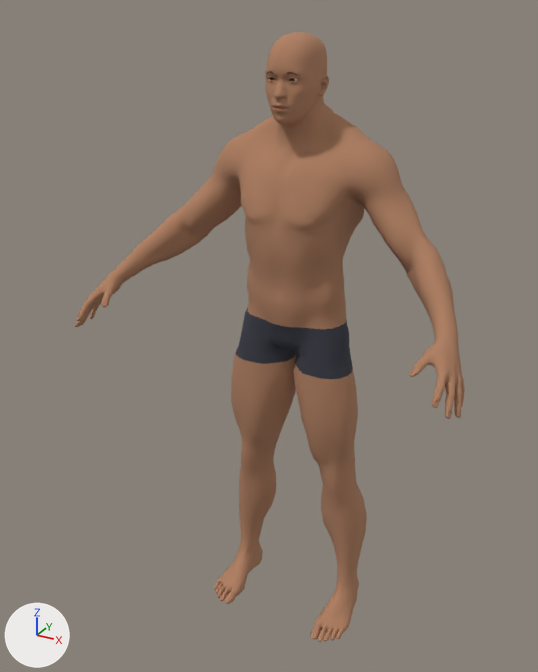
What one commit did to the glTF model charactercreation/mpfb/mpfb_heavy.glb.
Camera for both pictures: a camera (50 mm lens) standing at (1.22, -2.49, 2.5) and looking at (-0.06, -0.16, 1.33). Arrows for +X, +Y and +Z are at lower left; the lights stay in place. The first picture is the older version.

Objects in the first picture: 'mpfb_heavy'.
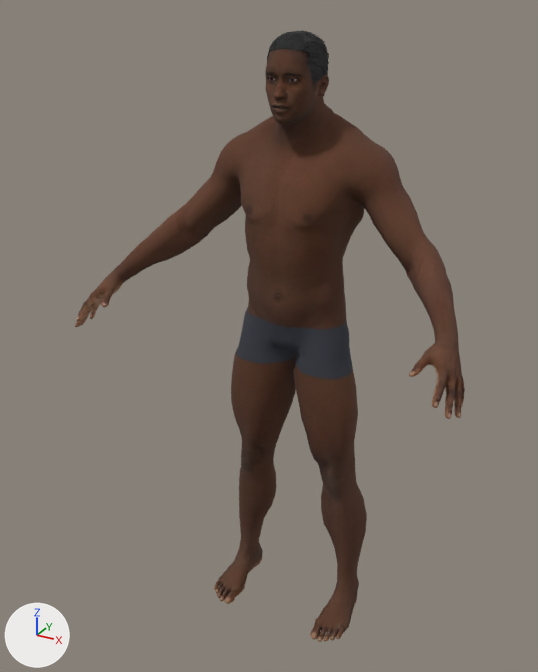
Where the change shows, as pixel boxes [x1, y1, x2, y2] in the pictures (538 x 672 px):
'mpfb_heavy', surface changed (darker): [75, 49, 465, 642] in both
'mpfb_heavy_hair', added: after [267, 30, 329, 96]

The edits, one by one:
Picture 'mpfb_heavy_skin' (img_mpfb_heavy_skin) is new.
Picture 'mpfb_heavy_hair' (img_mpfb_heavy_hair) is new.
Material 'mpfb_heavy' (mat_mpfb_heavy) changes its picture from img_mpfb_skin to img_mpfb_heavy_skin.
Material 'mpfb_heavy_hair' (mat_mpfb_heavy_hair) is new.
Uses the picture img_mpfb_heavy_hair.
Mesh me_mpfb_heavy_hair is new.
It has 865 vertices, 1050 faces and spans x -0.098..0.099, y -0.177..0.073, z 2.166..2.429.
It uses material mat_mpfb_heavy_hair.
Object 'mpfb_heavy_hair' (ob_mpfb_heavy_hair) is new; it shows me_mpfb_heavy_hair.
Its location is (0.0, 0.0, 0.0).
